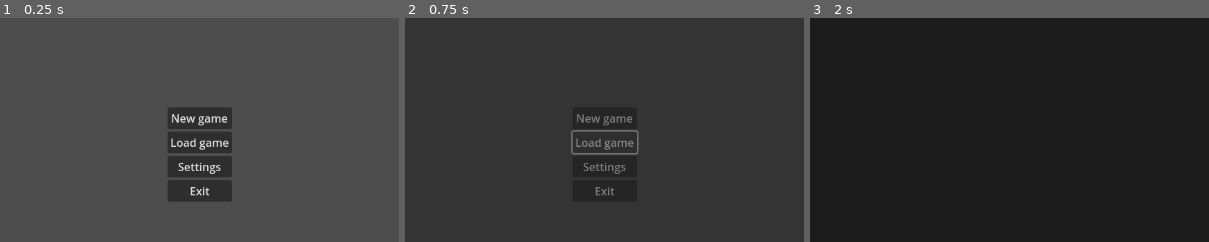
Above: before the commit, frames 1-3 (left to right).
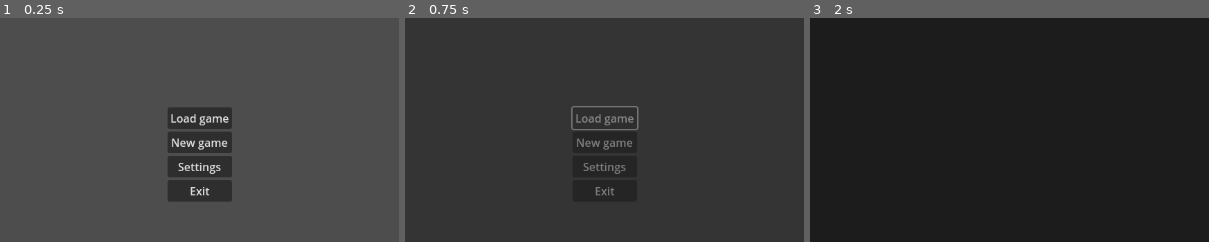
Above: after the commit, the same moments.

Repository: Vosnov/GD_APrototype
Game: Godot game, scene res://Scenes/Menu/main_menu.tscn
Same seed, same stepped clock (60 frames per second), same inputs: the game is played once before the commit and once after it. The engine's default icon, where the game draws it, is replaced by a stand-in: a white triangle on a blue panel in a dark square.
Inputs:
- Up to frame 1 (0.25 s): no input
- Up to frame 2 (0.75 s): click "Load game" at 0.5 s
- Up to frame 3 (2 s): click "Settings" at 1.25 s
The pictures show only the part of the screen within x 25-75%, y 20-69%; the shares and areas given below are measured in that part.

The runs differ from the first frame. In frame 1, 0.7% of the frame differs, in the area x 42-58%, y 42-59%; in frame 2, 1.3%, in the area x 41-59%, y 39-62%; in frame 3, nothing differs.

Commit message:
global ui stream

Diff:
--- a/Nodes/Charecters/player.tscn
+++ b/Nodes/Charecters/player.tscn
@@ -182,7 +182,7 @@
 [node name="UI" parent="." instance=ExtResource("8_xdrrl")]
 
 [node name="BoneAttachment3D" type="BoneAttachment3D" parent="."]
-transform = Transform3D(0.192138, -0.136356, -0.323249, 0.349233, 0.109477, 0.161402, 0.0334505, -0.359752, 0.171637, 0.136714, 0.455552, -0.613535)
+transform = Transform3D(-0.480497, 0.337082, 0.809628, 0.873228, 0.26937, 0.406093, -0.081203, 0.902117, -0.423781, -0.341755, 1.1382, 1.53786)
 bone_name = "Bone.011.R"
 bone_idx = 14
 use_external_skeleton = true
@@ -195,37 +195,37 @@
 transform = Transform3D(-0.4, 0, -6.03983e-08, 0, 0.4, 0, 6.03983e-08, 0, -0.4, 0, 0, 0)
 
 [node name="Skeleton3D" parent="myNewPlayer/Armature" index="0"]
-bones/0/position = Vector3(-0.00170155, -0.376257, -0.00556893)
+bones/0/position = Vector3(-0.0013919, -0.374523, -0.00554375)
 bones/0/rotation = Quaternion(0.0186382, -0.196081, -0.00372765, 0.980404)
 bones/1/rotation = Quaternion(0.0697058, -1.36916e-08, -2.80468e-08, 0.997568)
 bones/2/rotation = Quaternion(0.112641, -2.86949e-14, 2.68558e-08, 0.993636)
 bones/3/rotation = Quaternion(-0.103738, 8.51478e-10, -3.35284e-09, 0.994605)
-bones/4/rotation = Quaternion(0.101171, 0.19511, -1.58052e-09, 0.975549)
+bones/4/rotation = Quaternion(0.098483, 0.195163, 1.90163e-11, 0.975814)
 bones/5/position = Vector3(0.203192, 1.00571, 0.0142442)
-bones/5/rotation = Quaternion(-0.0823306, -0.375399, -0.764115, 0.518098)
+bones/5/rotation = Quaternion(-0.0816216, -0.376442, -0.764178, 0.517361)
 bones/6/position = Vector3(0.0114507, 0.377625, 0.0379625)
-bones/6/rotation = Quaternion(0.0510761, -0.209351, -0.357262, 0.908805)
-bones/7/rotation = Quaternion(0.567034, 0.190325, -0.0353615, 0.800624)
+bones/6/rotation = Quaternion(0.0511223, -0.209445, -0.355691, 0.909397)
+bones/7/rotation = Quaternion(0.563608, 0.191453, -0.0341946, 0.802822)
 bones/11/position = Vector3(-0.170101, 1.01711, 0.0341247)
-bones/11/rotation = Quaternion(0.244345, 0.469419, 0.673446, 0.516151)
+bones/11/rotation = Quaternion(0.245565, 0.471604, 0.672811, 0.514405)
 bones/12/position = Vector3(-0.0310587, 0.396934, -0.0644502)
-bones/12/rotation = Quaternion(0.376995, -0.0134194, 0.200829, 0.904081)
-bones/13/rotation = Quaternion(0.268919, 0.00124611, -0.166532, 0.948656)
-bones/17/position = Vector3(0.23964, 0.132511, 0.0297018)
-bones/17/rotation = Quaternion(-0.309539, 0.184312, 0.915106, -0.181095)
+bones/12/rotation = Quaternion(0.374977, -0.01348, 0.200473, 0.904998)
+bones/13/rotation = Quaternion(0.265309, 0.00145351, -0.165247, 0.949896)
+bones/17/position = Vector3(0.237739, 0.133137, 0.0237235)
+bones/17/rotation = Quaternion(-0.31557, 0.188514, 0.911121, -0.186379)
 bones/17/scale = Vector3(1.00004, 0.999997, 1.00006)
-bones/18/rotation = Quaternion(-0.145837, -0.0159345, -0.261929, 0.953872)
+bones/18/rotation = Quaternion(-0.131031, -0.0165078, -0.236513, 0.962611)
 bones/18/scale = Vector3(0.999992, 0.999997, 1)
-bones/19/position = Vector3(-0.248629, 0.130606, 0.0321601)
-bones/19/rotation = Quaternion(0.533722, 0.0879625, 0.834029, 0.108621)
+bones/19/position = Vector3(-0.246704, 0.130355, 0.0472825)
+bones/19/rotation = Quaternion(0.53895, 0.0630656, 0.834955, 0.0916875)
 bones/19/scale = Vector3(1.00003, 0.999998, 1.00006)
-bones/20/rotation = Quaternion(-0.175958, -0.0139721, 0.330774, 0.927056)
-bones/21/position = Vector3(-0.00997388, 1.04883, 1.60289)
-bones/22/position = Vector3(-0.344255, 1.10742, 1.56942)
-bones/23/position = Vector3(-0.348552, -2.04496, -0.407623)
-bones/24/position = Vector3(-0.480496, -1.15008, 1.0834)
-bones/25/position = Vector3(0.294901, -2.10067, 0.449304)
-bones/26/position = Vector3(-0.0385998, -1.13136, 1.11039)
+bones/20/rotation = Quaternion(-0.153016, -0.0134744, 0.285036, 0.946128)
+bones/21/position = Vector3(-0.00997388, 1.04883, 1.60702)
+bones/22/position = Vector3(-0.344255, 1.10742, 1.57355)
+bones/23/position = Vector3(-0.348552, -2.07948, -0.410074)
+bones/24/position = Vector3(-0.463743, -1.1567, 1.08412)
+bones/25/position = Vector3(0.294657, -2.10183, 0.529702)
+bones/26/position = Vector3(-0.0390006, -1.13172, 1.11212)
 
 [node name="CollisionShape3D" type="CollisionShape3D" parent="."]
 transform = Transform3D(1, 0, 0, 0, 1, 0, 0, 0, 1, 0, -0.0584707, -0.125943)
--- a/Nodes/Global/global_sound.tscn
+++ b/Nodes/Global/global_sound.tscn
@@ -1,8 +1,6 @@
-[gd_scene load_steps=3 format=3 uid="uid://d3b84dd3fh6wt"]
+[gd_scene load_steps=2 format=3 uid="uid://d3b84dd3fh6wt"]
 
 [ext_resource type="Script" path="res://Scripts/Global/global_sound.gd" id="1_pvs8n"]
-[ext_resource type="PackedScene" uid="uid://cddixmijhcmvt" path="res://Nodes/SoundStreams/ui_stream.tscn" id="2_dou1v"]
 
 [node name="GlobalSound" type="Node"]
 script = ExtResource("1_pvs8n")
-UI_STREAM = ExtResource("2_dou1v")
--- a/Nodes/SoundStreams/ui_stream.tscn
+++ /dev/null
@@ -1,3 +0,0 @@
-[gd_scene format=3 uid="uid://cddixmijhcmvt"]
-
-[node name="UIStream" type="AudioStreamPlayer"]
--- a/Nodes/UI/accept_ui.tscn
+++ b/Nodes/UI/accept_ui.tscn
@@ -1,6 +1,7 @@
-[gd_scene load_steps=2 format=3 uid="uid://n6b5jqbuuxx4"]
+[gd_scene load_steps=3 format=3 uid="uid://n6b5jqbuuxx4"]
 
 [ext_resource type="Script" path="res://Scripts/UI/accept_ui.gd" id="1_5hk11"]
+[ext_resource type="PackedScene" uid="uid://c35n1fbi4mad4" path="res://Nodes/UI/custom_button_ui.tscn" id="2_4iu6g"]
 
 [node name="AcceptUI" type="Panel"]
 anchors_preset = 15
@@ -47,11 +48,11 @@
 layout_mode = 2
 size_flags_horizontal = 4
 
-[node name="Accept" type="Button" parent="PanelContainer/MarginContainer/VBoxContainer/HBoxContainer"]
+[node name="Accept" parent="PanelContainer/MarginContainer/VBoxContainer/HBoxContainer" instance=ExtResource("2_4iu6g")]
 layout_mode = 2
 text = "ok"
 
-[node name="Cancel" type="Button" parent="PanelContainer/MarginContainer/VBoxContainer/HBoxContainer"]
+[node name="Cancel" parent="PanelContainer/MarginContainer/VBoxContainer/HBoxContainer" instance=ExtResource("2_4iu6g")]
 layout_mode = 2
 text = "cancel"
 
--- /dev/null
+++ b/Nodes/UI/custom_button_ui.tscn
@@ -0,0 +1,18 @@
+[gd_scene load_steps=3 format=3 uid="uid://c35n1fbi4mad4"]
+
+[ext_resource type="AudioStream" uid="uid://bdogg2xjnr2on" path="res://SFX/UI/UiSelect.mp3" id="1_meg0j"]
+
+[sub_resource type="GDScript" id="GDScript_jiopt"]
+script/source = "extends Button
+
+@export var CLICK_STREAM: AudioStream
+
+func _ready():
+	button_down.connect(func(): GlobalSound.play_ui(CLICK_STREAM))
+"
+
+[node name="CustomButtonUI" type="Button"]
+offset_right = 8.0
+offset_bottom = 8.0
+script = SubResource("GDScript_jiopt")
+CLICK_STREAM = ExtResource("1_meg0j")
--- a/Nodes/UI/save_btn.tscn
+++ b/Nodes/UI/save_btn.tscn
@@ -1,11 +1,13 @@
-[gd_scene load_steps=2 format=3 uid="uid://fkchkki1t0fg"]
+[gd_scene load_steps=3 format=3 uid="uid://fkchkki1t0fg"]
 
 [ext_resource type="Script" path="res://Scripts/UI/save_btn_ui.gd" id="1_vfjbs"]
+[ext_resource type="AudioStream" uid="uid://bdogg2xjnr2on" path="res://SFX/UI/UiSelect.mp3" id="2_f55jt"]
 
 [node name="SaveBtn" type="Button"]
 custom_minimum_size = Vector2(150, 200)
 script = ExtResource("1_vfjbs")
 SAVE_NAME = "saveBtn.slot"
+CLICK_STREAM = ExtResource("2_f55jt")
 
 [node name="SlotName" type="Label" parent="."]
 layout_mode = 1
--- a/Scenes/Menu/load_save_menu.tscn
+++ b/Scenes/Menu/load_save_menu.tscn
@@ -1,7 +1,8 @@
-[gd_scene load_steps=4 format=3 uid="uid://b0wpcvevja3qn"]
+[gd_scene load_steps=5 format=3 uid="uid://b0wpcvevja3qn"]
 
 [ext_resource type="PackedScene" uid="uid://n6b5jqbuuxx4" path="res://Nodes/UI/accept_ui.tscn" id="1_t4q0a"]
 [ext_resource type="PackedScene" uid="uid://fkchkki1t0fg" path="res://Nodes/UI/save_btn.tscn" id="2_be1i7"]
+[ext_resource type="PackedScene" uid="uid://c35n1fbi4mad4" path="res://Nodes/UI/custom_button_ui.tscn" id="3_4h4se"]
 
 [sub_resource type="GDScript" id="GDScript_qn43d"]
 script/source = "extends CanvasLayer
@@ -96,7 +97,7 @@
 layout_mode = 2
 alignment = 1
 
-[node name="Back" type="Button" parent="CanvasLayer/VBoxContainer"]
+[node name="Back" parent="CanvasLayer/VBoxContainer" instance=ExtResource("3_4h4se")]
 layout_mode = 2
 size_flags_horizontal = 4
 text = "back"
--- a/Scenes/Menu/main_menu.tscn
+++ b/Scenes/Menu/main_menu.tscn
@@ -1,13 +1,12 @@
 [gd_scene load_steps=3 format=3 uid="uid://jbuxuquitwqd"]
 
-[ext_resource type="AudioStream" uid="uid://bdogg2xjnr2on" path="res://SFX/UI/UiSelect.mp3" id="1_u7icf"]
+[ext_resource type="PackedScene" uid="uid://c35n1fbi4mad4" path="res://Nodes/UI/custom_button_ui.tscn" id="1_eayua"]
 
 [sub_resource type="GDScript" id="GDScript_ctj8m"]
 script/source = "extends VBoxContainer
 
 @export_file(\"*.tscn\") var LOAD_SAVE_MENU
 @export_file(\"*.tscn\") var START_LEVEL
-@export var BUTTON_UI_SOUND: AudioStream
 
 @onready var continue_btn = $Continue
 
@@ -15,8 +14,6 @@
 var save_index = 0
 
 func _ready():
-	set_button_ui_sound()
-
 	continue_btn.visible = false
 	var unix_date_time = 0
 	for index in range(GlobalVariables.save_count):
@@ -44,11 +41,6 @@
 func _on_continue_button_down():
 	GameSave.load_save(save_index)
 	SceneTransition.change_scene(last_save_data.level_path)
-
-func set_button_ui_sound():
-	for child in get_children():
-		if child is Button:
-			child.button_down.connect(func(): GlobalSound.play_ui(BUTTON_UI_SOUND))
 "
 
 [node name="MainMenu" type="Node2D"]
@@ -79,29 +71,28 @@
 script = SubResource("GDScript_ctj8m")
 LOAD_SAVE_MENU = "res://Scenes/Menu/load_save_menu.tscn"
 START_LEVEL = "res://Scenes/test_scene.tscn"
-BUTTON_UI_SOUND = ExtResource("1_u7icf")
 
-[node name="Continue" type="Button" parent="CanvasLayer/Control/VBoxContainer"]
+[node name="Continue" parent="CanvasLayer/Control/VBoxContainer" instance=ExtResource("1_eayua")]
 layout_mode = 2
 text = "menu.continue"
 
-[node name="New" type="Button" parent="CanvasLayer/Control/VBoxContainer"]
+[node name="Load" parent="CanvasLayer/Control/VBoxContainer" instance=ExtResource("1_eayua")]
+layout_mode = 2
+text = "menu.loadGame"
+
+[node name="New" parent="CanvasLayer/Control/VBoxContainer" instance=ExtResource("1_eayua")]
 layout_mode = 2
 text = "menu.newGame"
 
-[node name="Load" type="Button" parent="CanvasLayer/Control/VBoxContainer"]
-layout_mode = 2
-text = "menu.loadGame"
-
-[node name="Settings" type="Button" parent="CanvasLayer/Control/VBoxContainer"]
+[node name="Settings" parent="CanvasLayer/Control/VBoxContainer" instance=ExtResource("1_eayua")]
 layout_mode = 2
 text = "menu.settings"
 
-[node name="Quit" type="Button" parent="CanvasLayer/Control/VBoxContainer"]
+[node name="Quit" parent="CanvasLayer/Control/VBoxContainer" instance=ExtResource("1_eayua")]
 layout_mode = 2
 text = "menu.exit"
 
 [connection signal="button_down" from="CanvasLayer/Control/VBoxContainer/Continue" to="CanvasLayer/Control/VBoxContainer" method="_on_continue_button_down"]
+[connection signal="button_down" from="CanvasLayer/Control/VBoxContainer/Load" to="CanvasLayer/Control/VBoxContainer" method="_on_load_button_down"]
 [connection signal="button_down" from="CanvasLayer/Control/VBoxContainer/New" to="CanvasLayer/Control/VBoxContainer" method="_on_new_button_down"]
-[connection signal="button_down" from="CanvasLayer/Control/VBoxContainer/Load" to="CanvasLayer/Control/VBoxContainer" method="_on_load_button_down"]
 [connection signal="button_down" from="CanvasLayer/Control/VBoxContainer/Quit" to="CanvasLayer/Control/VBoxContainer" method="_on_quit_button_down"]
--- a/Scripts/Global/global_sound.gd
+++ b/Scripts/Global/global_sound.gd
@@ -1,11 +1,10 @@
 extends Node
 
-@export var UI_STREAM: PackedScene
-
 func play_ui(stream: AudioStream):
-	var stream_player = UI_STREAM.instantiate()
+	var stream_player = AudioStreamPlayer.new()
+	stream_player.bus = 'UI'
+	stream_player.stream = stream
 	add_child(stream_player)
-	stream_player.stream = stream
 	stream_player.play()
 	await stream_player.finished
 	stream_player.queue_free()
--- a/Scripts/UI/save_btn_ui.gd
+++ b/Scripts/UI/save_btn_ui.gd
@@ -6,6 +6,7 @@
 @export var SAVE_NAME: String
 @export var LEVEL_NAME: String
 @export var DATE: String
+@export var CLICK_STREAM: AudioStream
 
 @onready var v_box_container = $Control/VBoxContainer
 @onready var slot_name = $SlotName
@@ -14,6 +15,8 @@
 @onready var empty_label = $Control/EmptyLabel
 
 func _ready():
+	button_down.connect(func(): GlobalSound.play_ui(CLICK_STREAM))
+
 	slot_name.text = tr(SAVE_NAME) % [SAVE_INDEX + 1]
 
 	if IS_EMPTY:
